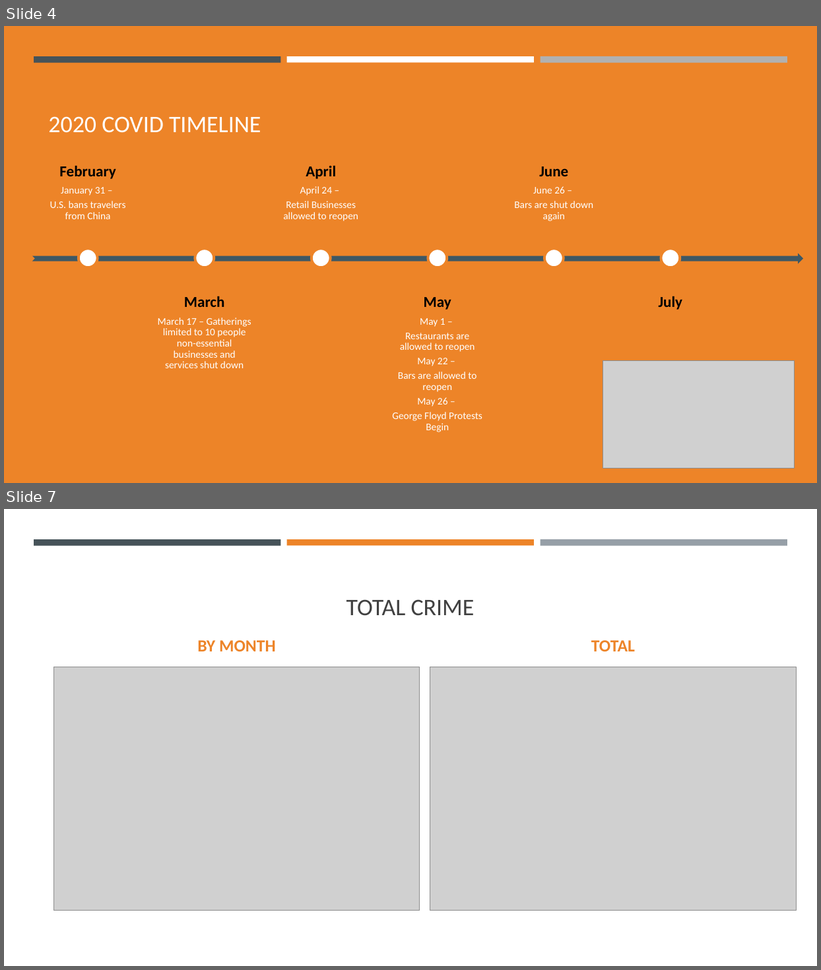
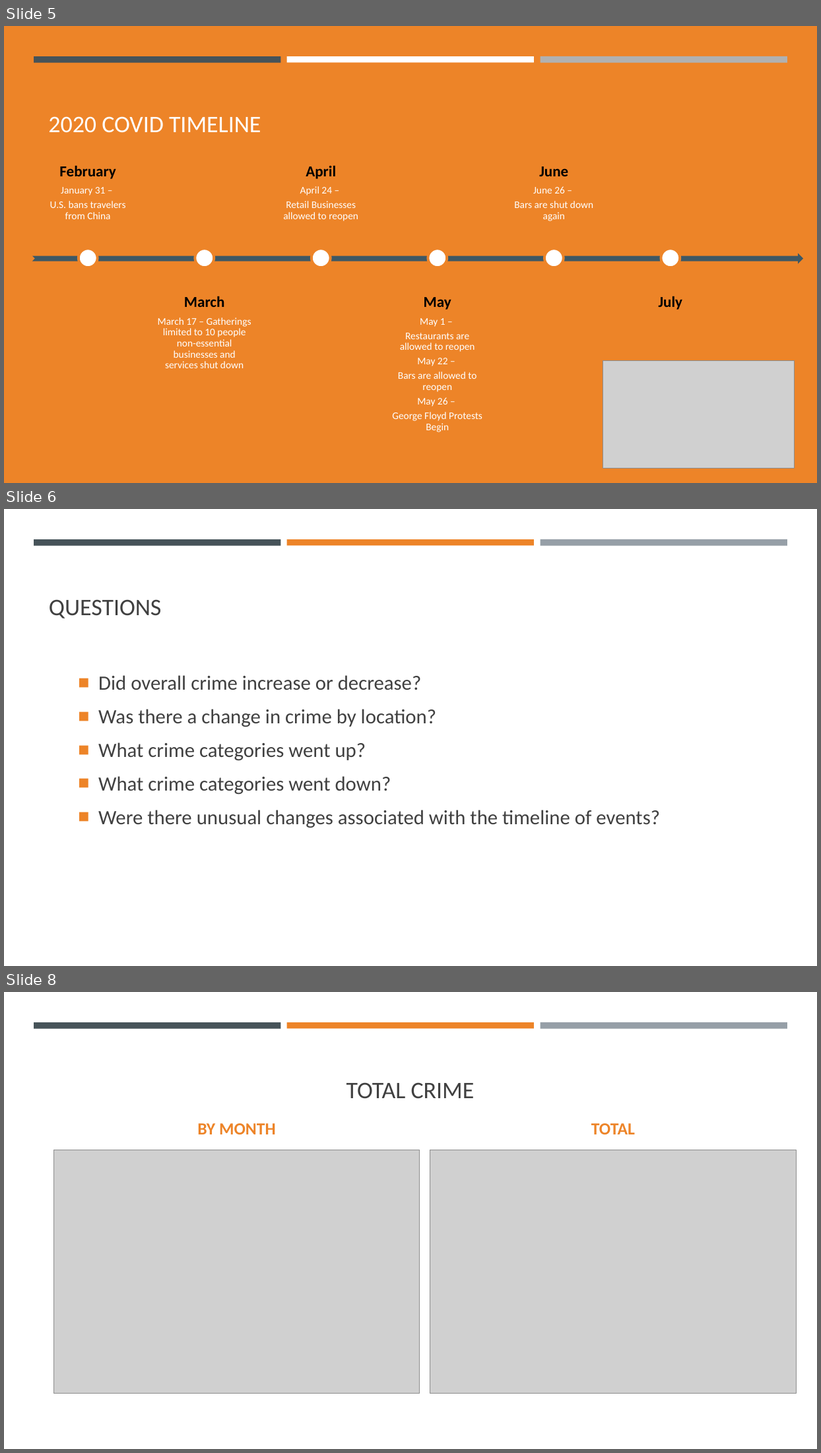
Before and after one commit to ibeth92/Crime_in_the_Time_of_COVID, a slide deck: CRIME IN THE TIME OF COVID.pptx. Shown one above the other, each under a label of ours: slides 4 and 7 before the commit, slides 5, 6 and 8 after it; the slides between them are not shown. The pictures are 821x970 and 821x1453 pixels, drawn with LibreOffice and Linux fonts; fonts in the diff are those of the drawing; grey boxes stand for pictures. Boxes give left, top, right and bottom in pixels: in the first picture for what was removed or moved away, otherwise in the second. Text is boxed around its words. In the diff, an @@ line names an element or a change of style, - is before the commit and + after.

```diff
--- a/CRIME IN THE TIME OF COVID.pptx
+++ b/CRIME IN THE TIME OF COVID.pptx
@@ slide 6 added at <box>4,509,817,966</box>, background #FFFFFF; not listed: 3 template elements that a slide beside it also shows @@
@@ title added at <box>49,599,162,619</box>, 28 pt, text #404040 @@
+QUESTIONS
@@ text added at <box>98,675,660,828</box>, 24 pt, text #404040 @@
+■ Did overall crime increase or decrease?
+■ Was there a change in crime by location?
+■ What crime categories went up?
+■ What crime categories went down?
+■ Were there unusual changes associated with the timeline of events?
@@ what was slide 4 is now slide 5 @@
@@ what was slide 7 is now slide 8 @@
```
Also in this commit, not shown: 1 slide changed.
